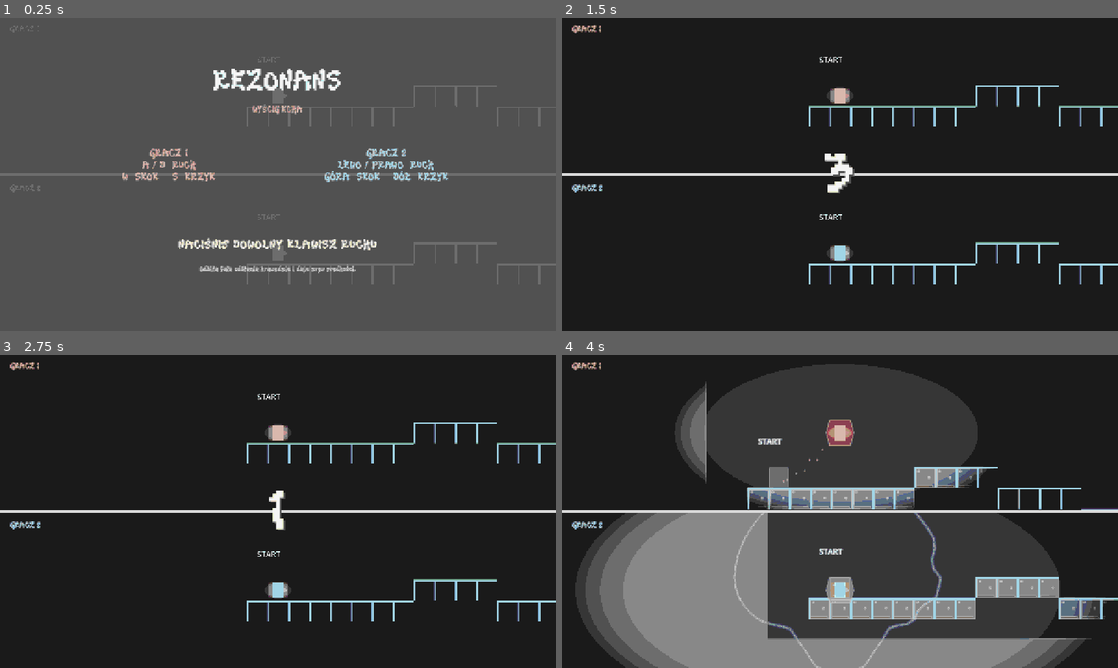
Above: before the commit, frames 1-4 (two rows, left to right).
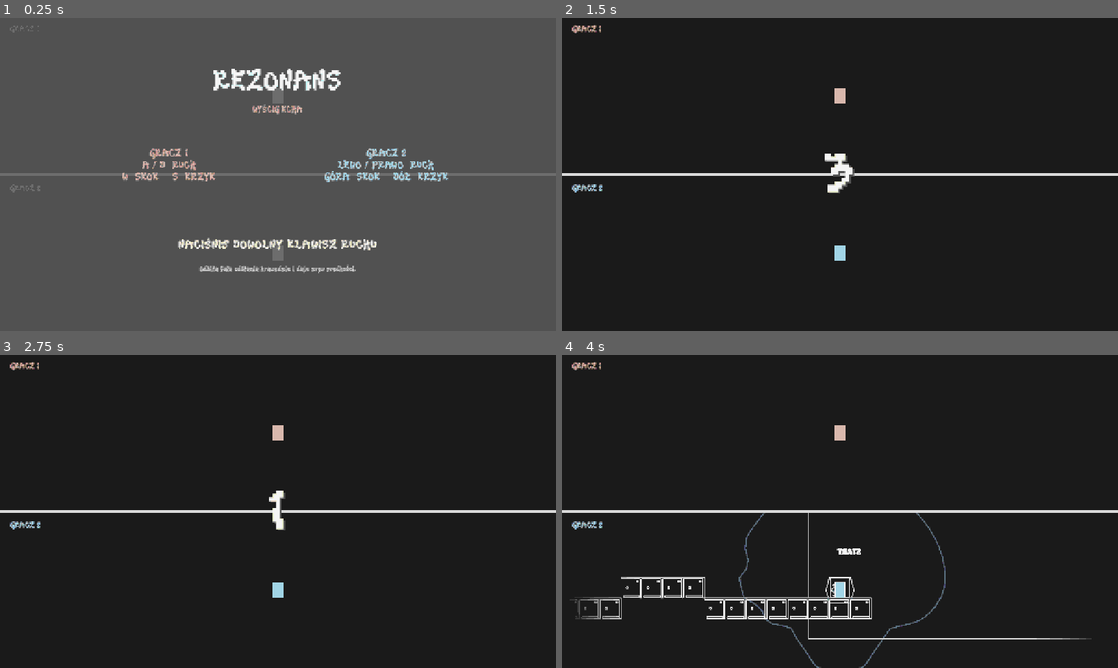
Above: after the commit, the same moments.

Repository: ketr4x/Haven
Game: Godot game, scene res://scenes/game/race.tscn
Two runs of this game, one before a commit and one after it. Both use one fixed random seed, a clock stepped at 60 frames per second and the inputs below.
Inputs:
- Up to frame 1 (0.25 s): no input
- Up to frame 2 (1.5 s): tap Enter at 0.5 s; hold N (new_seed) 0.53-1.28 s; hold D (p1_right) from 0.53 s (still down); tap W (p1_jump) at 0.77 s; tap R (restart) at 1.25 s; tap S (p1_shout) at 1.35 s
- Up to frame 3 (2.75 s): tap W (p1_jump) at 1.52 s; tap R (restart) at 2 s; release D (p1_right) at 2.03 s; hold A (p1_left) from 2.03 s (still down); hold Left (p2_left) from 2.03 s (still down)
- Up to frame 4 (4 s): release A (p1_left) at 2.78 s; release Left (p2_left) at 2.78 s; hold D (p1_right) from 2.78 s (still down); tap Right (p2_right) at 2.85 s; tap W (p1_jump) at 3.02, 3.77 s; tap R (restart) at 3.5 s; hold Down (p2_shout) from 3.53 s (still down)

The runs differ from the first frame. In frame 1, 1.2% of the frame differs, in the area x 44-100%, y 12-86%; in frame 2, 1.8%; in frame 3, 1.8%; in frame 4, 61%, in the area x 1-100%, y 2-100%.

Commit message:
Mirror courses and restore echo darkness

Diff:
--- a/assets/shaders/echolocation_overlay.gdshader
+++ b/assets/shaders/echolocation_overlay.gdshader
@@ -4,6 +4,7 @@
 uniform float reveal_radius : hint_range(0.0, 1.0) = 0.0;
 uniform float reveal_strength : hint_range(0.0, 1.0) = 0.0;
 uniform float aspect_ratio = 1.7777778;
+uniform vec4 player_color : source_color = vec4(1.0);
 
 float brightness(vec3 color) {
 	return dot(color, vec3(0.2126, 0.7152, 0.0722));
@@ -22,13 +23,8 @@
 
 	vec3 edge_color = mix(vec3(0.15, 0.72, 1.0), vec3(0.9, 0.97, 1.0), edge);
 	vec3 source = texture(screen_texture, SCREEN_UV).rgb;
-	float cyan_player = step(0.72, source.b) * step(0.52, source.g);
-	float pink_player = step(0.72, source.r) * step(0.34, source.b) * (1.0 - step(0.7, source.g));
-	float player_pixel = max(cyan_player, pink_player);
-	float player_window = 1.0 - smoothstep(0.025, 0.06, distance_to_center);
+	float player_pixel = 1.0 - smoothstep(0.04, 0.1, distance(source, player_color.rgb));
 	vec3 echo = edge_color * edge * echo_area * reveal_strength;
-	echo = max(echo, source * max(player_pixel, player_window));
-	float reveal_alpha = 1.0 - echo_area * reveal_strength * 0.9;
-	reveal_alpha = min(reveal_alpha, 1.0 - player_window);
-	COLOR = vec4(echo, reveal_alpha);
+	echo = max(echo, source * player_pixel);
+	COLOR = vec4(echo, 1.0);
 }
--- a/scenes/game/player_world.tscn
+++ b/scenes/game/player_world.tscn
@@ -35,7 +35,7 @@
 traversal_chunks = Array[PackedScene]([ExtResource("6_flat"), ExtResource("7_up"), ExtResource("8_down"), ExtResource("9_bridge"), ExtResource("10_gap"), ExtResource("11_wall_jump"), ExtResource("12_bounce_reward")])
 safe_fallback_chunk = ExtResource("6_flat")
 finish_chunk = ExtResource("13_finish")
-traversal_count = 5
+traversal_count = 15
 
 [node name="GeneratedChunks" type="Node2D" parent="CourseGenerator"]
 
@@ -44,8 +44,13 @@
 
 [node name="FinishArea" parent="." instance=ExtResource("4_finish")]
 
-[node name="Waves" type="Node2D" parent="."]
-
 [node name="EchoCanvas" type="CanvasLayer" parent="."]
+layer = 1
 
 [node name="EchoOverlay" parent="EchoCanvas" instance=ExtResource("13_overlay")]
+
+[node name="FeedbackCanvas" type="CanvasLayer" parent="."]
+layer = 2
+follow_viewport_enabled = true
+
+[node name="Waves" type="Node2D" parent="FeedbackCanvas"]
--- a/scenes/game/race.tscn
+++ b/scenes/game/race.tscn
@@ -88,6 +88,7 @@
 jump_action = &"p2_jump"
 shout_action = &"p2_shout"
 player_color = Color(0.509804, 0.709804, 0.85098, 1)
+mirror_course_horizontally = true
 
 [node name="GlobalUi" type="CanvasLayer" parent="."]
 
--- a/scripts/effects/echo_overlay.gd
+++ b/scripts/effects/echo_overlay.gd
@@ -9,6 +9,11 @@
 func _ready() -> void:
 	# Player worlds instance this overlay twice; uniforms must not cross viewport boundaries.
 	material = material.duplicate()
+
+
+func set_player_color(color: Color) -> void:
+	var shader_material := material as ShaderMaterial
+	shader_material.set_shader_parameter("player_color", color)
 
 
 func trigger(captured_loudness: float) -> void:
--- a/scripts/game/player_world.gd
+++ b/scripts/game/player_world.gd
@@ -9,6 +9,7 @@
 @export var jump_action: StringName = &"p1_jump"
 @export var shout_action: StringName = &"p1_shout"
 @export var player_color: Color = Color(1, 0.32, 0.62, 1)
+@export var mirror_course_horizontally: bool = false
 @export var sound_wave_scene: PackedScene
 @export var reveal_ring_scene: PackedScene
 @export_range(0.1, 1.0) var footstep_loudness_multiplier: float = 0.35
@@ -17,7 +18,7 @@
 @onready var _generator: CourseGenerator = $CourseGenerator
 @onready var _player: RezonansPlayer = $Player
 @onready var _finish_area: FinishArea = $FinishArea
-@onready var _waves: Node2D = $Waves
+@onready var _waves: Node2D = $FeedbackCanvas/Waves
 @onready var _echo_overlay: EchoOverlay = $EchoCanvas/EchoOverlay
 
 var _next_pulse_id: int = 0
@@ -29,6 +30,8 @@
 	_player.jump_action = jump_action
 	_player.shout_action = shout_action
 	_player.modulate = player_color
+	_generator.scale.x = -1.0 if mirror_course_horizontally else 1.0
+	_echo_overlay.set_player_color(player_color)
 	var camera := _player.get_node("Camera2D") as Camera2D
 	camera.enabled = true
 	camera.make_current()
@@ -48,16 +51,14 @@
 	_finish_area.monitoring = is_active
 
 
-func _on_footstep_emitted(origin: Vector2, direction: Vector2, loudness: float) -> void:
-	_on_player_pulsed(origin, direction, loudness * footstep_loudness_multiplier, 8, footstep_ring_scale)
+func _on_footstep_emitted(origin: Vector2, _direction: Vector2, loudness: float) -> void:
+	# Footsteps show current loudness without granting a free echo return or boost.
+	_spawn_reveal_ring(origin, loudness * footstep_loudness_multiplier, footstep_ring_scale)
 
 
 func _on_player_pulsed(origin: Vector2, _direction: Vector2, loudness: float, ray_count: int, ring_scale: float = 1.0) -> void:
 	_next_pulse_id += 1
-	var pulse := reveal_ring_scene.instantiate() as RevealRing
-	_waves.add_child(pulse)
-	pulse.global_position = origin
-	pulse.configure(loudness, ring_scale)
+	var pulse := _spawn_reveal_ring(origin, loudness, ring_scale)
 
 	for index in ray_count:
 		var direction := Vector2.from_angle(TAU * float(index) / float(ray_count))
@@ -66,6 +67,14 @@
 		wave.setup(_player, origin + direction * 24.0, direction, loudness, _next_pulse_id)
 		wave.bounced.connect(pulse.add_bounce)
 		wave.returned_to_owner.connect(_on_wave_returned)
+
+
+func _spawn_reveal_ring(origin: Vector2, loudness: float, ring_scale: float) -> RevealRing:
+	var pulse := reveal_ring_scene.instantiate() as RevealRing
+	_waves.add_child(pulse)
+	pulse.global_position = origin
+	pulse.configure(loudness, ring_scale)
+	return pulse
 
 
 func _on_wave_returned(_owner: RezonansPlayer, loudness: float, pulse_id: int) -> void:
@@ -77,10 +86,10 @@
 
 
 func _on_course_generated(_seed: int, _signature: String) -> void:
-	var generator_origin := _generator.global_position
-	_player.global_position = generator_origin + _generator.player_spawn
+	_player.global_position = _generator.to_global(_generator.player_spawn)
 	_player.velocity = Vector2.ZERO
-	_finish_area.global_position = generator_origin + _generator.finish_position
+	_player.set_facing_direction(-1.0 if mirror_course_horizontally else 1.0)
+	_finish_area.global_position = _generator.to_global(_generator.finish_position)
 	_finish_area.monitoring = true
 	_activated_pulses.clear()
 	_clear_waves()
--- a/scripts/generator/course_generator.gd
+++ b/scripts/generator/course_generator.gd
@@ -7,7 +7,7 @@
 @export var traversal_chunks: Array[PackedScene]
 @export var safe_fallback_chunk: PackedScene
 @export var finish_chunk: PackedScene
-@export_range(1, 8) var traversal_count: int = 5
+@export_range(1, 24) var traversal_count: int = 5
 @export var seed_value: int = 12_345
 
 @onready var _generated_chunks: Node2D = $GeneratedChunks
--- a/scripts/player/player.gd
+++ b/scripts/player/player.gd
@@ -47,6 +47,7 @@
 
 @onready var _camera: Camera2D = $Camera2D
 @onready var _boost_aura: Polygon2D = $BoostAura
+@onready var _facing_marker: Polygon2D = $FacingMarker
 @onready var _landing_dust: CPUParticles2D = $LandingDust
 @onready var _wall_dust: CPUParticles2D = $WallDust
 @onready var _shout_sparks: CPUParticles2D = $ShoutSparks
@@ -63,11 +64,19 @@
 
 func _ready() -> void:
 	_camera.enabled = camera_enabled
+	set_facing_direction(facing_direction)
 	_boost_aura.visible = false
 	_landing_dust.emitting = false
 	_wall_dust.emitting = false
 	_shout_sparks.emitting = false
 	_boost_trail.emitting = false
+
+
+func set_facing_direction(direction: float) -> void:
+	if is_zero_approx(direction):
+		return
+	facing_direction = signf(direction)
+	_facing_marker.scale.x = facing_direction
 
 
 func _physics_process(delta: float) -> void:
@@ -138,7 +147,7 @@
 func _update_horizontal_velocity(delta: float) -> void:
 	var input_axis := Input.get_axis(left_action, right_action)
 	if not is_zero_approx(input_axis):
-		facing_direction = signf(input_axis)
+		set_facing_direction(input_axis)
 		_boost_trail.direction = Vector2(-facing_direction, -0.15).normalized()
 		var acceleration := ground_acceleration if is_on_floor() else air_acceleration
 		velocity.x = move_toward(velocity.x, input_axis * run_speed * _speed_multiplier(), acceleration * delta)
@@ -164,7 +173,7 @@
 	if is_on_wall_only():
 		var wall_normal := get_wall_normal()
 		velocity = Vector2(wall_normal.x * wall_jump_horizontal_speed, jump_velocity * _jump_multiplier())
-		facing_direction = signf(wall_normal.x)
+		set_facing_direction(wall_normal.x)
 		_jump_buffer_remaining = 0.0
 		_wall_dust.position = Vector2(-wall_normal.x * 12.0, 6.0)
 		_wall_dust.direction = Vector2(wall_normal.x, -0.35).normalized()
--- a/tests/player_world_echo_check.gd
+++ b/tests/player_world_echo_check.gd
@@ -13,9 +13,10 @@
 
 	var generator := world.get_node("CourseGenerator") as CourseGenerator
 	var player := world.get_node("Player") as RezonansPlayer
-	assert(player.global_position == generator.global_position + generator.player_spawn)
+	assert(player.global_position == generator.to_global(generator.player_spawn))
 	world._on_footstep_emitted(player.global_position, Vector2.RIGHT, 100.0)
-	var footstep_ring := world.get_node("Waves").get_child(0) as RevealRing
+	assert(world.get_node("FeedbackCanvas/Waves").get_child_count() == 1)
+	var footstep_ring := world.get_node("FeedbackCanvas/Waves").get_child(0) as RevealRing
 	assert(footstep_ring.end_scale < 4.0)
 	assert(footstep_ring.duration < 0.25)
 	world._clear_waves()
--- a/tests/race_shell_check.gd
+++ b/tests/race_shell_check.gd
@@ -12,7 +12,8 @@
 	var player_two_world := race.get_node("Presentation/SplitScreen/BottomContainer/BottomViewport/PlayerTwoWorld") as PlayerWorld
 	var player_one_generator := player_one_world.get_node("CourseGenerator") as CourseGenerator
 	var player_two_generator := player_two_world.get_node("CourseGenerator") as CourseGenerator
-	var finish_area := player_one_world.get_node("FinishArea") as FinishArea
+	var player_one_finish_area := player_one_world.get_node("FinishArea") as FinishArea
+	var player_two_finish_area := player_two_world.get_node("FinishArea") as FinishArea
 	var player_one := player_one_world.get_node("Player") as RezonansPlayer
 
 	assert((race.get_node("GlobalUi/TitlePanel") as Control).visible)
@@ -21,12 +22,26 @@
 	assert(player_one_generator != player_two_generator)
 	assert(player_one_generator.seed_value == player_two_generator.seed_value)
 	assert(player_one_generator.course_signature == player_two_generator.course_signature)
+	assert(player_one_generator.get_node("GeneratedChunks").get_child_count() == 17)
+	assert(player_two_generator.get_node("GeneratedChunks").get_child_count() == 17)
+	assert(player_one_generator.scale.x == 1.0)
+	assert(player_two_generator.scale.x == -1.0)
 	var player_two := player_two_world.get_node("Player") as RezonansPlayer
 	var player_one_overlay := player_one_world.get_node("EchoCanvas/EchoOverlay") as EchoOverlay
 	var player_two_overlay := player_two_world.get_node("EchoCanvas/EchoOverlay") as EchoOverlay
-	assert(player_one.global_position == player_one_generator.global_position + player_one_generator.player_spawn)
-	assert(player_two.global_position == player_two_generator.global_position + player_two_generator.player_spawn)
+	assert(player_one.global_position == player_one_generator.to_global(player_one_generator.player_spawn))
+	assert(player_two.global_position == player_two_generator.to_global(player_two_generator.player_spawn))
+	var player_one_distance := player_one_finish_area.global_position.x - player_one.global_position.x
+	var player_two_distance := player_two_finish_area.global_position.x - player_two.global_position.x
+	assert(player_one_distance > 0.0)
+	assert(player_two_distance < 0.0)
+	assert(is_equal_approx(player_one_distance, -player_two_distance))
+	assert(player_one.facing_direction == 1.0)
+	assert(player_two.facing_direction == -1.0)
+	assert((player_two.get_node("FacingMarker") as Polygon2D).scale.x == -1.0)
 	assert(player_one_overlay.material != player_two_overlay.material)
+	assert((player_one_overlay.material as ShaderMaterial).get_shader_parameter("player_color") == player_one.modulate)
+	assert((player_two_overlay.material as ShaderMaterial).get_shader_parameter("player_color") == player_two.modulate)
 	player_one_overlay.trigger(60.0)
 	assert(float((player_one_overlay.material as ShaderMaterial).get_shader_parameter("reveal_strength")) > 0.0)
 	assert(is_zero_approx(float((player_two_overlay.material as ShaderMaterial).get_shader_parameter("reveal_strength"))))
@@ -47,7 +62,7 @@
 	assert(not paused)
 	assert(player_one.is_physics_processing())
 
-	finish_area._on_body_entered(player_one)
+	player_one_finish_area._on_body_entered(player_one)
 	var winner_label := race.get_node("GlobalUi/ResultPanel/Winner") as Label
 	assert((race.get_node("GlobalUi/ResultPanel") as Control).visible)
 	assert(winner_label.text == "WYGRYWA GRACZ 1")
Not shown, changed: AGENTS.md
